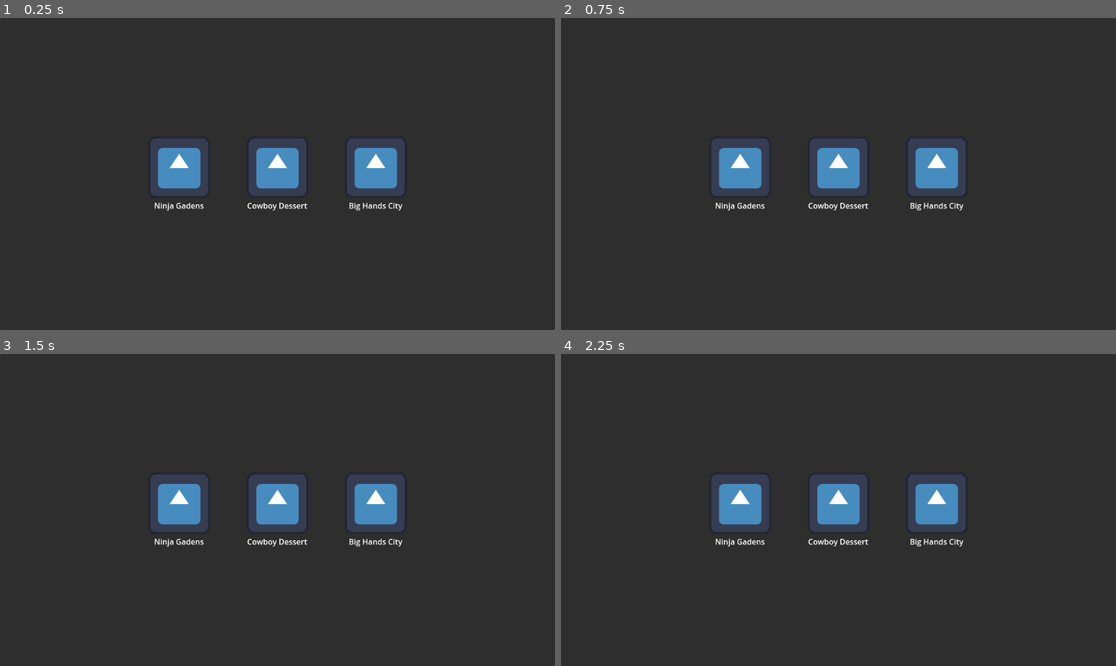
Above: before the commit, frames 1-4 (two rows, left to right).
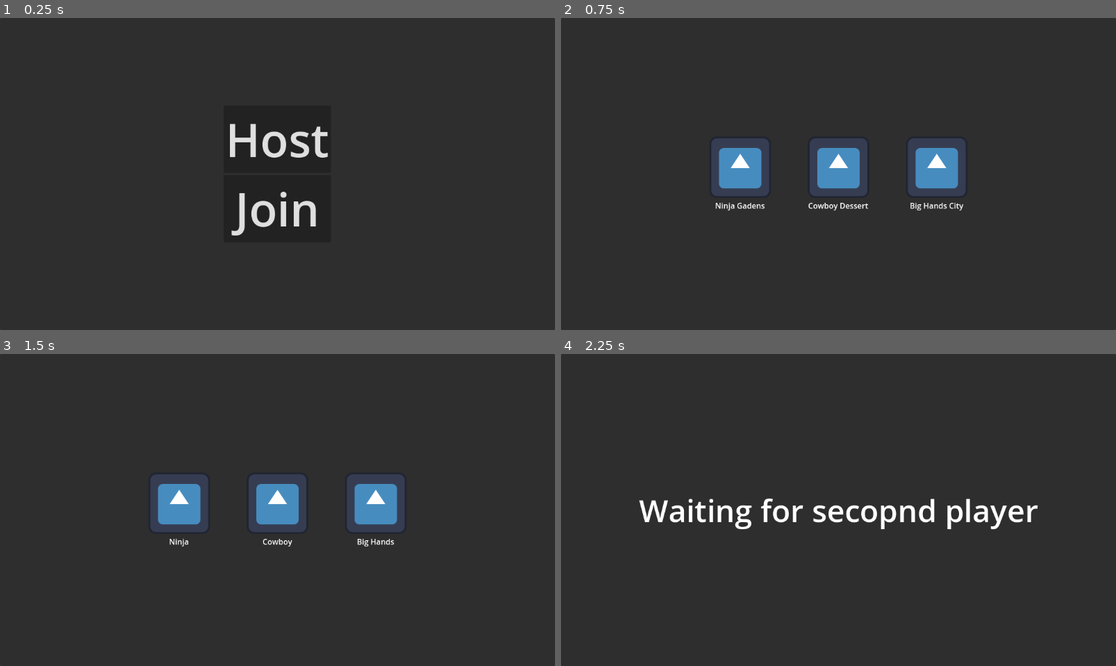
Above: after the commit, the same moments.

Repository: ima-cow/Fighting-game-adv-comp-sci
Game: Godot game, scene res://scenes/game.tscn
Two runs of this game, one before a commit and one after it. Both use one fixed random seed, a clock stepped at 60 frames per second and the inputs below. Before the commit the project starts from res://scenes/stage_selector.tscn. The engine's default icon, where the game draws it, is replaced by a stand-in: a white triangle on a blue panel in a dark square.
Inputs (mouse positions are in pixels of both pictures, inside the frame that each line leads up to):
- Up to frame 1 (0.25 s): no input
- Up to frame 2 (0.75 s): click (838, 139) at 0.5 s, where only the run after the commit has a clickable "Host"
- Up to frame 3 (1.5 s): click (177, 503) at 1.25 s
- Up to frame 4 (2.25 s): click (738, 503) at 2.02 s

The runs differ from the first frame. In frame 1, 7.1% of the frame differs, in the area x 27-73%, y 33-70%; in frame 2, nothing differs; in frame 3, 0.4%; in frame 4, 7.2%, in the area x 14-86%, y 38-62%.
Error after the commit: Out of bounds get index '0' (on base: 'PackedInt32Array') (res://scripts/game.gd:87)

Commit message:
multiplayer stages working!

Diff:
--- a/project.godot
+++ b/project.godot
@@ -11,9 +11,13 @@
 [application]
 
 config/name="Fighting Game Adv Comp Sci"
-run/main_scene="uid://d24hy0xsanu6q"
+run/main_scene="uid://cj2ohy1y3aod2"
 config/features=PackedStringArray("4.5")
 config/icon="res://icon.svg"
+
+[autoload]
+
+MultiplayerManager="*res://scripts/multiplayer/multiplayer_manager.gd"
 
 [input]
 
--- /dev/null
+++ b/scenes/ui/waiting_screen.tscn
@@ -0,0 +1,29 @@
+[gd_scene format=3 uid="uid://dmu7e57ad784v"]
+
+[node name="WaitingScreen" type="Control"]
+custom_minimum_size = Vector2(1152, 648)
+layout_mode = 3
+anchors_preset = 0
+offset_right = 1152.0
+offset_bottom = 648.0
+
+[node name="Panel" type="Panel" parent="."]
+layout_mode = 1
+anchors_preset = 15
+anchor_right = 1.0
+anchor_bottom = 1.0
+grow_horizontal = 2
+grow_vertical = 2
+
+[node name="CenterContainer" type="CenterContainer" parent="."]
+layout_mode = 1
+anchors_preset = 15
+anchor_right = 1.0
+anchor_bottom = 1.0
+grow_horizontal = 2
+grow_vertical = 2
+
+[node name="Label" type="Label" parent="CenterContainer"]
+layout_mode = 2
+theme_override_font_sizes/font_size = 64
+text = "Waiting for secopnd player"
--- a/scripts/game.gd
+++ b/scripts/game.gd
@@ -1,8 +1,13 @@
 extends Node
 
-var server_connector := preload("res://scenes/server_connector.tscn")
-var stage_selector := preload("res://scenes/stage_selector.tscn")
-var character_selector := preload("res://scenes/character_selector.tscn")
+var server_connector := preload("res://scenes/ui/server_connector.tscn")
+var stage_selector := preload("res://scenes/ui/stage_selector.tscn")
+var character_selector := preload("res://scenes/ui/character_selector.tscn")
+var waiting_screen := preload("res://scenes/ui/waiting_screen.tscn")
+
+var stage_scenes: Array[PackedScene] = [preload("res://scenes/stages/ninja_gardens.tscn"), preload("res://scenes/stages/cowboy_desert.tscn"), preload("res://scenes/stages/big_hands_city.tscn")]
+
+var ready_for_stage := false
 
 enum characters {
 	NINJA,
@@ -16,8 +21,8 @@
 	BIG_HANDS_CITY
 }
 
-var selected_character: int
-var selected_stage: int
+var selected_character := -1
+var selected_stage := -1
 
 func _ready() -> void:
 	add_child(server_connector.instantiate())
@@ -27,10 +32,12 @@
 func _on_host_game_pressed():
 	$ServerConnector.queue_free()
 	select_stage()
+	MultiplayerManager.become_host()
 
 func _on_join_game_pressed():
 	$ServerConnector.queue_free()
 	select_character()
+	MultiplayerManager.join_as_player_2()
 
 func select_stage():
 	add_child(stage_selector.instantiate())
@@ -62,11 +69,34 @@
 func _on_ninja_button_pressed():
 	selected_character = characters.NINJA
 	$CharacterSelector.queue_free()
+	sync_stages()
 
 func _on_cowboy_button_pressed():
 	selected_character = characters.COWBOY
 	$CharacterSelector.queue_free()
+	sync_stages()
 
 func _on_big_hands_button_pressed():
 	selected_character = characters.BIG_HANDS
 	$CharacterSelector.queue_free()
+	sync_stages()
+
+func sync_stages():
+	add_child(waiting_screen.instantiate())
+	ready_for_stage = true
+	attempt_to_instantiate_stage.rpc_id(multiplayer.get_peers()[0])
+
+@rpc("authority", "call_local")
+func instantiate_stage():
+	if $WaitingScreen != null:
+		$WaitingScreen.queue_free()
+	add_child(stage_scenes[selected_stage].instantiate())
+
+@rpc("any_peer", "call_local")
+func call_instantiate_stage():
+	instantiate_stage.rpc()
+
+@rpc("any_peer", "call_local")
+func attempt_to_instantiate_stage():
+	if ready_for_stage:
+		call_instantiate_stage.rpc()
Renamed: scenes/character_selector.tscn -> scenes/ui/character_selector.tscn
Renamed: scenes/server_connector.tscn -> scenes/ui/server_connector.tscn
Renamed: scenes/stage_selector.tscn -> scenes/ui/stage_selector.tscn
